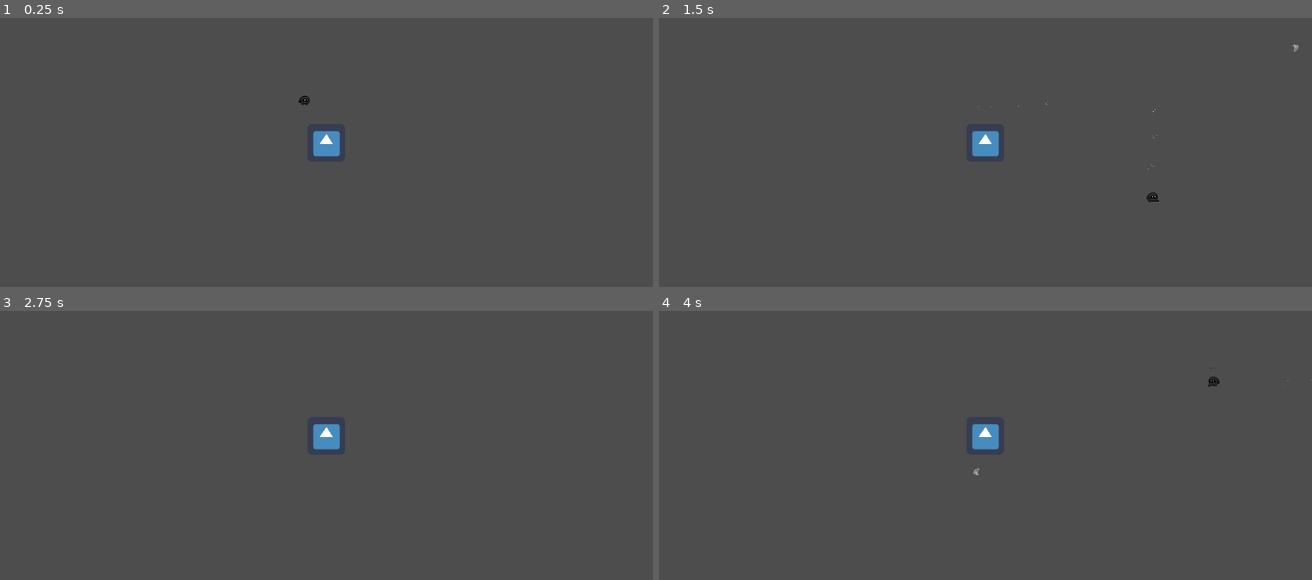
Above: before the commit, frames 1-4 (two rows, left to right).
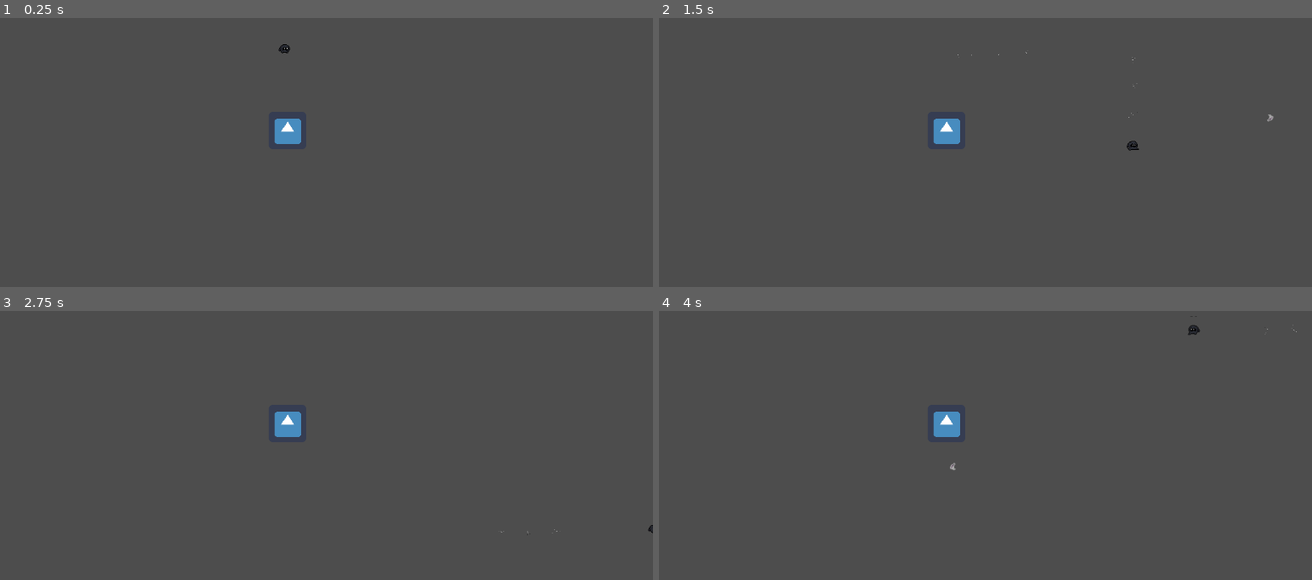
Above: after the commit, the same moments.

Repository: farbest/hatGame
Game: Godot game, scene res://TestScene.tscn
Same seed, same stepped clock (60 frames per second), same inputs: the game is played once before the commit and once after it. The engine's default icon, where the game draws it, is replaced by a stand-in: a white triangle on a blue panel in a dark square.
Inputs (mouse positions are in pixels of both pictures, inside the frame that each line leads up to):
- Up to frame 1 (0.25 s): no input
- Up to frame 2 (1.5 s): tap Enter at 0.5 s; move the mouse to (1122, 77) at 0.52 s; hold Right (ui_right) 0.53-1.28 s; tap Space (dash) at 0.6, 1.35 s; click (1122, 77) at 0.67 s; move the mouse to (841, 114) at 1.27 s; hold Down (ui_down) from 1.28 s (still down)
- Up to frame 3 (2.75 s): move the mouse to (outside the picture) at 2.02 s; release Down (ui_down) at 2.03 s; hold Right (ui_right) from 2.03 s (still down); tap Space (dash) at 2.1 s
- Up to frame 4 (4 s): move the mouse to (939, 467) at 2.77 s; release Right (ui_right) at 2.78 s; hold Up (ui_up) 2.78-3.53 s; tap Space (dash) at 2.85, 3.5, 3.6 s; click (939, 467) at 2.92 s; move the mouse to (1174, 448) at 3.52 s; hold Left (ui_left) from 3.53 s (still down)

The runs differ from the first frame. In frame 1, 0.9% of the frame differs, in the area x 41-53%, y 9-52%; in frame 2, 0.9%, in the area x 41-98%, y 9-69%; in frame 3, 0.8%; in frame 4, 0.9%.

Commit message:
progress

Diff:
--- a/Ennemies/BaseEnnemy/BaseEnnemyPreset.tscn
+++ b/Ennemies/BaseEnnemy/BaseEnnemyPreset.tscn
@@ -1,8 +1,8 @@
-[gd_scene load_steps=3 format=2]
+[gd_scene load_steps=3 format=3 uid="uid://smjhcdspb0w"]
 
-[sub_resource type="CapsuleShape2D" id=1]
+[sub_resource type="CapsuleShape2D" id="1"]
 
-[sub_resource type="CapsuleShape2D" id=2]
+[sub_resource type="CapsuleShape2D" id="2"]
 
 [node name="BaseEnnemyKbody" type="CharacterBody2D"]
 
--- a/Ennemies/TestEnnemy.tscn
+++ b/Ennemies/TestEnnemy.tscn
@@ -10,15 +10,15 @@
 [sub_resource type="RectangleShape2D" id="RectangleShape2D_rj27x"]
 size = Vector2(61, 57)
 
-[node name="Node2D" type="Node2D"]
+[node name="TestEnnemy" type="Node2D"]
 
 [node name="CharacterBody2D" parent="." instance=ExtResource("1")]
 position = Vector2(2, 4)
 script = ExtResource("2_dr6g6")
 
 [node name="Area2D" type="Area2D" parent="CharacterBody2D"]
-collision_layer = 5
-collision_mask = 9
+collision_layer = 4
+collision_mask = 15
 
 [node name="CollisionShape2D" type="CollisionShape2D" parent="CharacterBody2D/Area2D"]
 position = Vector2(-1, -4.5)
--- a/PlayerRelated/Player.tscn
+++ b/PlayerRelated/Player.tscn
@@ -94,7 +94,7 @@
 states/run/position = Vector2(545.667, 69.6667)
 transitions = ["idle", "run", SubResource("16"), "run", "idle", SubResource("17")]
 
-[node name="Node2D" type="Node2D"]
+[node name="Player" type="Node2D"]
 position = Vector2(-2, -2)
 
 [node name="Player" type="CharacterBody2D" parent="."]
@@ -143,4 +143,4 @@
 texture = ExtResource("2")
 hframes = 8
 vframes = 2
-frame = 3
+frame = 13
--- a/PlayerRelated/knife/Knife.gd
+++ b/PlayerRelated/knife/Knife.gd
@@ -7,13 +7,11 @@
 
 @onready var hitbox = $Hitbox
 
-func _ready():
-	hitbox.connect("area_entered",_on_impact.bind())
-
 func _physics_process(_delta):
 	var angle = get_global_transform().get_rotation()
 	velt = Vector2(cos(angle), sin(angle))
 	velt = move_and_collide(velt*speed)
 
-func _on_impact(_area: Area2D):
+
+func _on_hitbox_area_entered(area):
 	queue_free()
--- a/PlayerRelated/knife/Knife.tscn
+++ b/PlayerRelated/knife/Knife.tscn
@@ -60,11 +60,10 @@
 frame = 2
 
 [node name="Hitbox" type="Area2D" parent="."]
-collision_layer = 2
+collision_layer = 8
 collision_mask = 4
 
 [node name="Collision" type="CollisionShape2D" parent="Hitbox"]
 shape = SubResource("7")
 
-[connection signal="area_entered" from="Hitbox" to="." method="_on_Hurtbox_area_entered"]
-[connection signal="area_entered" from="Hitbox" to="." method="_on_Hitbox_area_entered"]
+[connection signal="area_entered" from="Hitbox" to="." method="_on_hitbox_area_entered"]
--- a/TestScene.tscn
+++ b/TestScene.tscn
@@ -6,13 +6,13 @@
 [node name="World" type="Node2D"]
 position = Vector2(527, 305)
 
-[node name="Node2D" parent="." instance=ExtResource("1")]
-position = Vector2(32, 16)
-
-[node name="CharacterBody2D" parent="." instance=ExtResource("2")]
-position = Vector2(68, 97)
-
 [node name="TileMap" type="TileMap" parent="."]
 format = 2
 
 [node name="Sprite2D" type="Sprite2D" parent="."]
+
+[node name="TestEnnemy" parent="." instance=ExtResource("2")]
+position = Vector2(2, 76)
+
+[node name="Player" parent="." instance=ExtResource("1")]
+position = Vector2(-2, -72)
Not shown: 1 places in Ennemies/BaseEnnemy/BaseEnnemyPreset.tscn that only renumber resources
